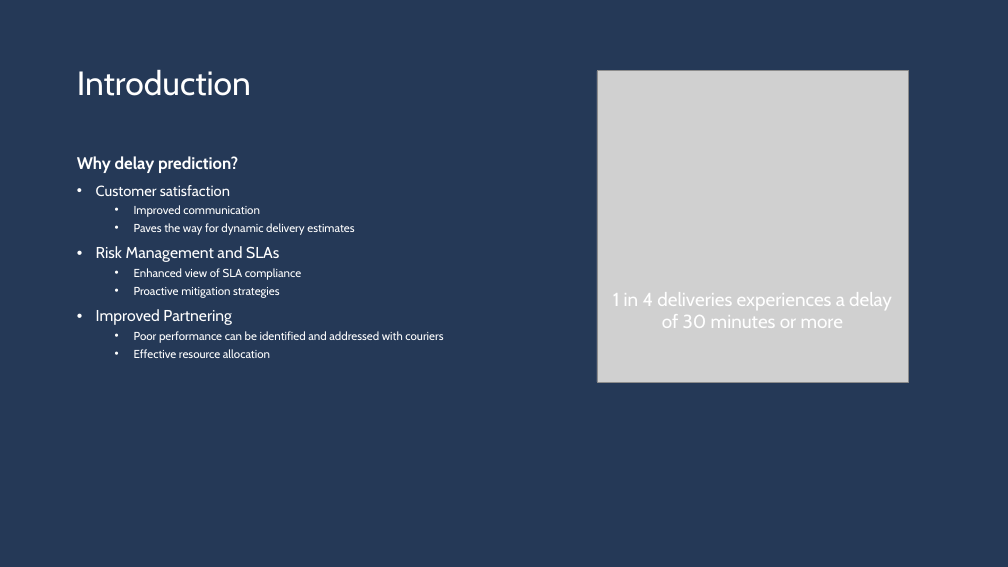
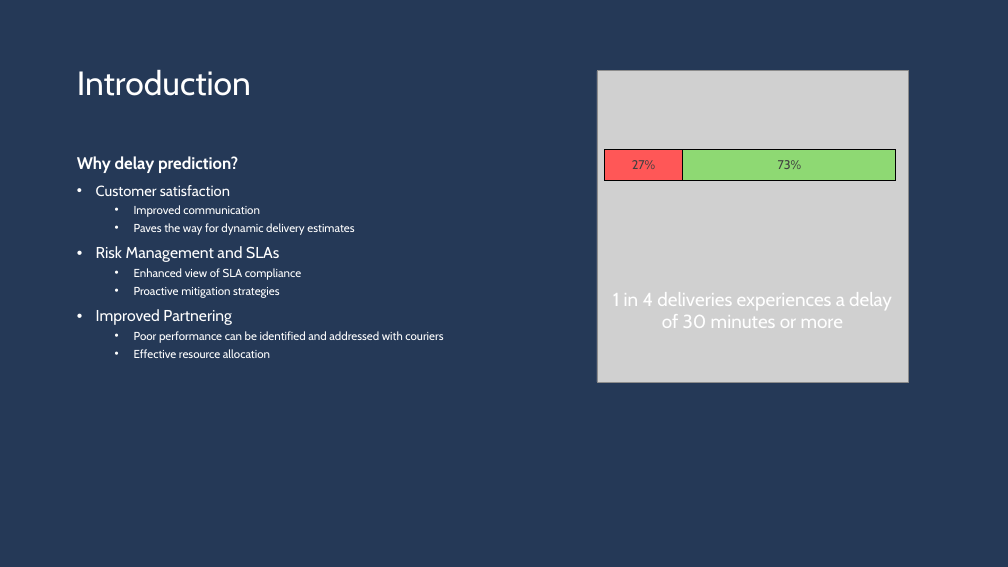
Before and after one commit to neils1984/digihaul, a slide deck: slide 2 of presentation/Delivery Delay Prediction.pptx. Drawn at 1008x567 pixels with LibreOffice and Linux fonts; fonts in the diff are those of the drawing; grey boxes stand for pictures. Boxes give left, top, right and bottom in pixels: in the first picture for what was removed or moved away, otherwise in the second. Text is boxed around its words. In the diff, an @@ line names an element or a change of style, - is before the commit and + after.

```diff
--- a/presentation/Delivery Delay Prediction.pptx
+++ b/presentation/Delivery Delay Prediction.pptx
@@ bar stacked chart added at (597,125,962,205) @@
+categories: 1
+Series 1: 0.27
+Series 2: 0.73
```
Also in this commit, not shown: 3 other slides changed, 1 slide added, 3 other files.
